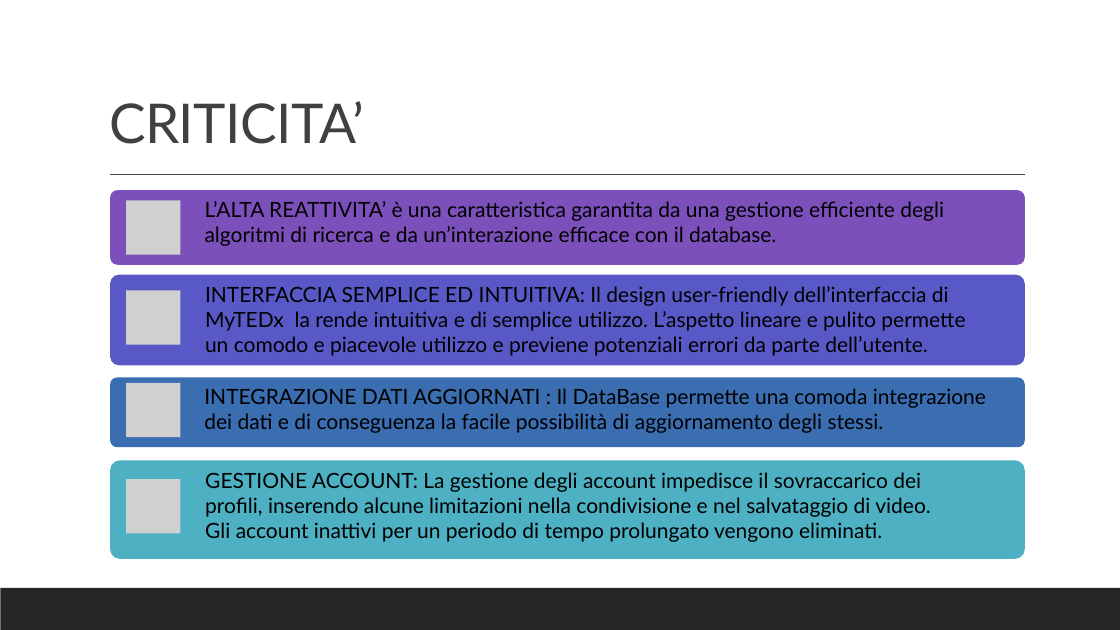
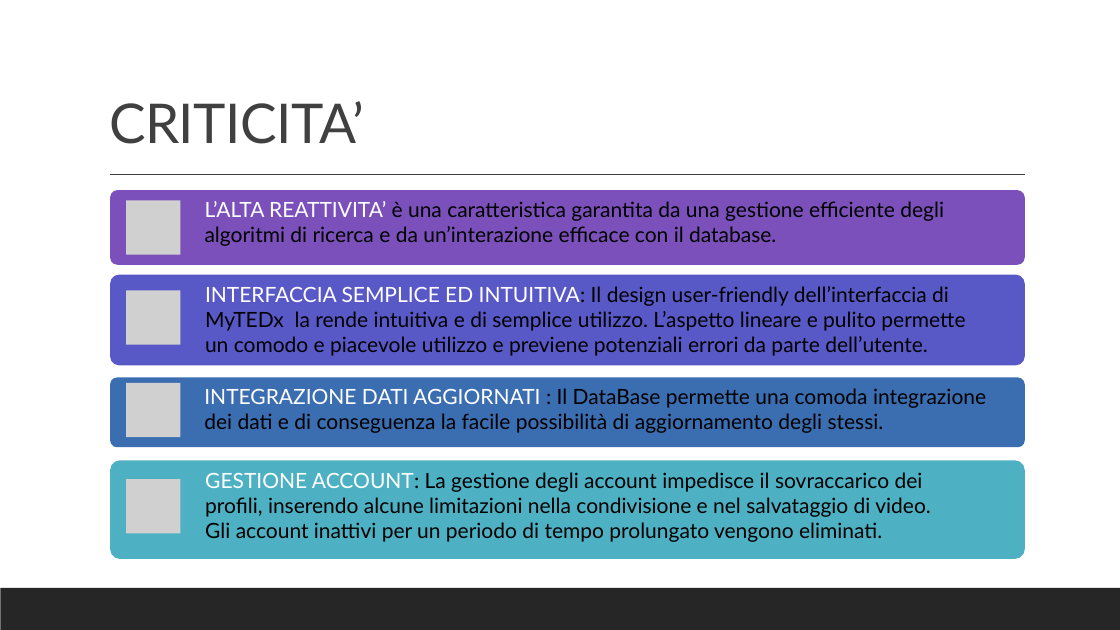
Before and after one commit to PirottaNicola/TC-Mproject_Boffelli_Pirotta, a slide deck: slide 6 of Preparation files/MyTEDx_Presentazione.pptx. Drawn at 1120x630 pixels with LibreOffice and Linux fonts; fonts in the diff are those of the drawing; grey boxes stand for pictures. Boxes give left, top, right and bottom in pixels: in the first picture for what was removed or moved away, otherwise in the second. Text is boxed around its words. In the diff, an @@ line names an element or a change of style, - is before the commit and + after.

Commit message:
ppt updated

```diff
--- a/Preparation files/MyTEDx_Presentazione.pptx
+++ b/Preparation files/MyTEDx_Presentazione.pptx
@@ text in rounded rectangle at [205, 201, 944, 221]: text colour #000000 to #FFFFFF in "L’ALTA REATTIVITA’" @@
@@ text in rounded rectangle at [205, 286, 949, 306]: text colour #000000 to #FFFFFF in "INTERFACCIA SEMPLICE ED INTUITIVA:" @@
@@ text in rounded rectangle at [204, 388, 986, 408]: text colour #000000 to #FFFFFF in "INTEGRAZIONE DATI AGGIORNATI" @@
@@ text in rounded rectangle at [205, 472, 923, 492]: text colour #000000 to #FFFFFF in "GESTIONE ACCOUNT:" @@
```
Also in this commit, not shown: 3 other slides changed.
